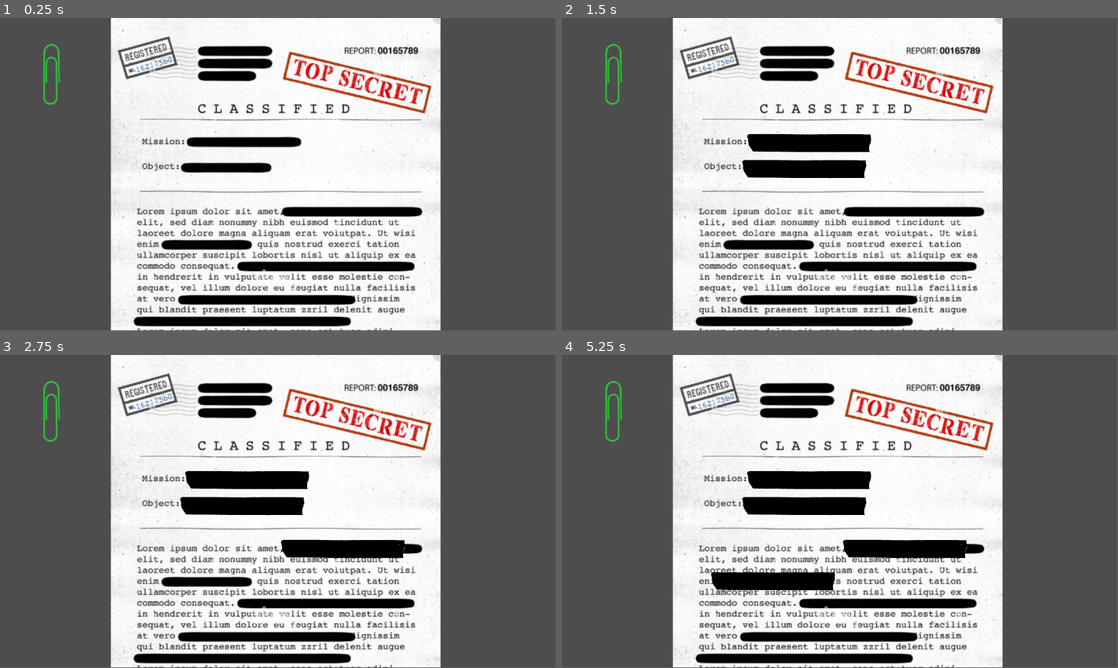
Above: before the commit, frames 1-4 (two rows, left to right).
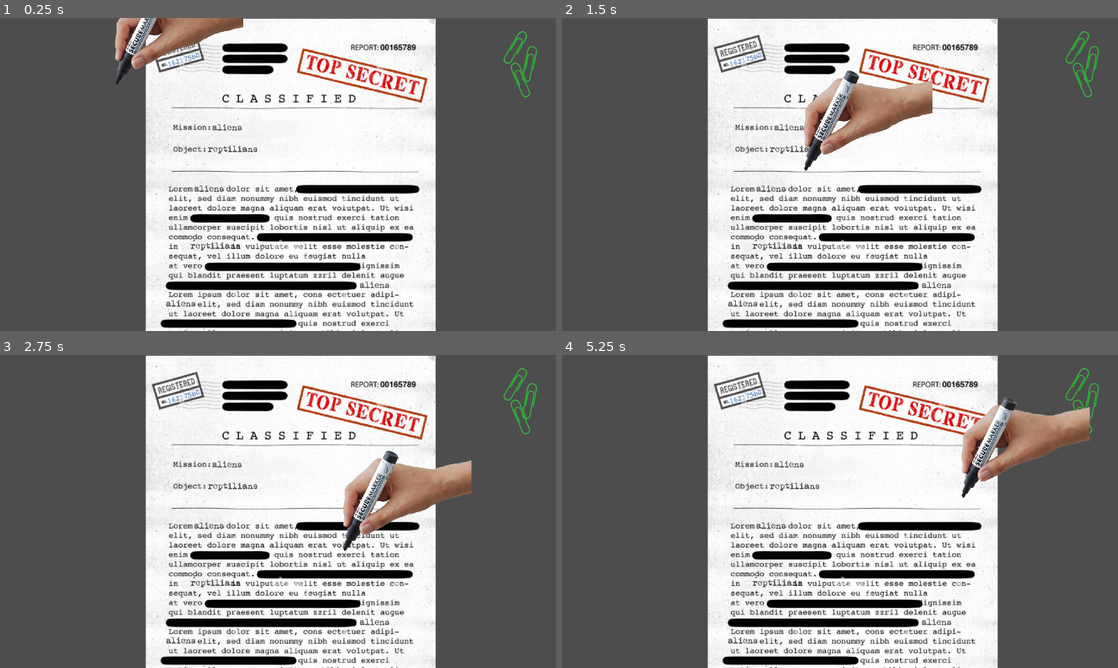
Above: after the commit, the same moments.

Repository: dx0ne/komiksjam2026
Game: Godot game, scene res://game.tscn
The game is run twice, just before and just after one commit, with the same random seed, the same clock (stepped at 60 frames per second) and the same inputs.
Inputs (mouse positions are in pixels of both pictures, inside the frame that each line leads up to; where the layout moved, square brackets give the same spot in the first picture):
- Up to frame 1 (0.25 s): no input
- Up to frame 2 (1.5 s): click (567, 24) [806, 143] at 0.5 s; click (806, 168) at 1.27 s
- Up to frame 3 (2.75 s): click (344, 549) at 2.02 s
- Up to frame 4 (5.25 s): click (773, 580) at 2.77 s; click (567, 361) at 3.52 s; click (567, 361) at 4.27 s; tap Enter at 5 s; move the mouse to (962, 495) at 5.02 s; click (962, 495) at 5.17 s
In our replay, the window is 799x449 before the commit and 800x450 after it. These sizes can differ from the game's own. Grey fills any space a smaller window leaves; there, only what the larger window draws over its background counts as a difference.

The runs differ from the first frame. In frame 1, 29% of the frame differs, in the area x 7-97%, y 0-100%; in frame 2, 31%; in frame 3, 32%; in frame 4, 33%.

Commit message:
labels

Diff:
--- a/potty-secret/game.gd
+++ b/potty-secret/game.gd
@@ -1,23 +1,31 @@
 extends Node2D
 
-@onready var node_2d: Node2D = $Node2D
+@onready var node_2d: Node2D = $paper_node2d;
+@onready var marker: Node2D = $marker_Node2D;
 
 var viewport_size:Vector2;
+var mouse_start_pos:Vector2 = Vector2(0,0);
+var is_dragging:bool=false;
+var line_color:Color = Color(Color.CRIMSON);
 
 func _input(event):
+	if event.is_action_pressed("quit"):
+		get_tree().quit();
 	if event is InputEventMouseButton:
-		if event.button_index == MOUSE_BUTTON_LEFT and event.pressed:
-			print("Left button was clicked at ", event.position)
 		if event.button_index == MOUSE_BUTTON_WHEEL_UP and event.pressed:
-			print("Wheel up "+str(event.factor))
 			node_2d.position.y+=50*event.factor;
 			node_2d.position.y= min(0,node_2d.position.y);
-		if event.button_index == MOUSE_BUTTON_WHEEL_DOWN and event.pressed:
-			print("Wheel down "+str(event.factor))
+		if event.button_index == MouseButton.MOUSE_BUTTON_WHEEL_DOWN and event.pressed and not Input.is_mouse_button_pressed(MouseButton.MOUSE_BUTTON_LEFT):
 			node_2d.position.y-=50*event.factor;
 			node_2d.position.y = max(node_2d.position.y, -1*(node_2d.get_height() - viewport_size.y));
-
 
 func _on_ready() -> void:
 	viewport_size = get_viewport().get_visible_rect().size;
 	pass # Replace with function body.
+
+func _on_draw() -> void:
+	pass # Replace with function body.
+
+func _process(_delta):
+	marker.position = get_local_mouse_position();
+	pass;
--- a/potty-secret/game.tscn
+++ b/potty-secret/game.tscn
@@ -3,14 +3,32 @@
 [ext_resource type="PackedScene" uid="uid://bcjerb5lw5qt3" path="res://paper.tscn" id="1_80nbo"]
 [ext_resource type="Script" uid="uid://dl7j6u4gf2v17" path="res://game.gd" id="1_e2o6t"]
 [ext_resource type="PackedScene" uid="uid://be4ckl5tcikud" path="res://item_draggable.tscn" id="3_feb5d"]
+[ext_resource type="PackedScene" uid="uid://coi6b8h5bhedp" path="res://marker.tscn" id="5_7jktm"]
 
 [node name="RootNode" type="Node2D" unique_id=532590790]
 script = ExtResource("1_e2o6t")
 
-[node name="Node2D" parent="." unique_id=1504223162 instance=ExtResource("1_80nbo")]
-position = Vector2(230, 0)
+[node name="paper_node2d" parent="." unique_id=1504223162 instance=ExtResource("1_80nbo")]
+position = Vector2(503, 3)
 
-[node name="Node2D2" parent="." unique_id=1130567401 instance=ExtResource("3_feb5d")]
-position = Vector2(101, 100)
+[node name="paperclip_node2d" parent="." unique_id=1130567401 instance=ExtResource("3_feb5d")]
+position = Vector2(1779.7954, 102.66668)
+rotation = 0.53265446
 
+[node name="paperclip_node2d2" parent="." unique_id=1580282940 instance=ExtResource("3_feb5d")]
+position = Vector2(1829.0001, 160.00003)
+rotation = 0.19120362
+
+[node name="paperclip_node2d3" parent="." unique_id=1691929090 instance=ExtResource("3_feb5d")]
+position = Vector2(1798.7954, 213.66669)
+rotation = -0.41111943
+
+[node name="marker_Node2D" parent="." unique_id=1371813690 instance=ExtResource("5_7jktm")]
+position = Vector2(-23, 9)
+
+[node name="TextureButton" type="TextureButton" parent="." unique_id=1318594853]
+offset_right = 40.0
+offset_bottom = 40.0
+
+[connection signal="draw" from="." to="." method="_on_draw"]
 [connection signal="ready" from="." to="." method="_on_ready"]
--- a/potty-secret/item_draggable.gd
+++ b/potty-secret/item_draggable.gd
@@ -1,20 +1,17 @@
-extends Node
+extends Sprite2D
 
 var dragging = false
-var click_radius = 32 # Size of the sprite.
 var rel_pos:Vector2;
 var rel_rot:float;
-
+#
 func _input(event):
 	if event is InputEventMouseButton and event.button_index == MOUSE_BUTTON_LEFT:
 		rel_pos = (event).position - self.position;
 		rel_rot = (self.position - event.position).angle();
-		if rel_pos.length() < click_radius:
-			# Start dragging if the click is on the sprite.
-			if not dragging and event.pressed:
-				dragging = true
-		# Stop dragging if the button is released.
-		if dragging and not event.pressed:
+
+		if not dragging and event.pressed and self.get_rect().has_point(get_local_mouse_position()):
+			dragging = true
+		if dragging and event.is_released():
 			dragging = false
 
 	if event is InputEventMouseMotion and dragging:
--- a/potty-secret/item_draggable.tscn
+++ b/potty-secret/item_draggable.tscn
@@ -3,10 +3,7 @@
 [ext_resource type="Script" uid="uid://e75p3g6bvrqf" path="res://item_draggable.gd" id="1_vajdk"]
 [ext_resource type="Texture2D" uid="uid://eo6sae7ur7iu" path="res://art/paperclip.png" id="2_hcga6"]
 
-[node name="Node2D" type="Node2D" unique_id=1130567401]
-script = ExtResource("1_vajdk")
-
-[node name="Posit" type="Sprite2D" parent="." unique_id=1062698090]
-position = Vector2(6, 18.000002)
+[node name="Posit" type="Sprite2D" unique_id=1062698090]
 scale = Vector2(0.3303691, 0.33333334)
 texture = ExtResource("2_hcga6")
+script = ExtResource("1_vajdk")
--- /dev/null
+++ b/potty-secret/lines.gd
@@ -0,0 +1,45 @@
+extends Node2D
+
+var is_drawing_enabled:bool=true;
+
+var parent:Paper;
+
+var lines:PackedVector2Array;
+
+var mouse_start_pos:Vector2 = Vector2(0,0);
+var is_dragging:bool=false;
+var line_color:Color = Color(Color.BLACK,0.5);
+var last_mouse_safe_pos:Vector2;
+
+func _on_draw() -> void:
+	if(lines.size() > 1):
+		draw_multiline(lines,line_color,30,false);
+	pass # Replace with function body.
+
+func _input(event):
+	if not is_drawing_enabled:
+		return;
+	if event is InputEventMouseButton and event.button_index == MOUSE_BUTTON_LEFT:
+		if event.pressed and parent.has_point():
+			last_mouse_safe_pos = get_local_mouse_position();
+			is_dragging=true;
+			lines.append(last_mouse_safe_pos);
+			lines.append(last_mouse_safe_pos);
+		else:
+			is_dragging=false;
+			queue_redraw();
+	if event is InputEventMouseMotion and is_dragging:
+		if(parent.has_point()):
+			last_mouse_safe_pos = get_local_mouse_position();
+			lines[-1] = last_mouse_safe_pos;
+		else:
+			is_dragging=false;
+		queue_redraw();
+
+
+func _on_ready() -> void:
+	Input.mouse_mode = Input.MOUSE_MODE_HIDDEN;
+	parent = get_parent() as Paper;
+	if parent == null:
+		parent = get_parent().get_parent() as Paper;
+	pass # Replace with function body.
--- /dev/null
+++ b/potty-secret/lines.tscn
@@ -0,0 +1,9 @@
+[gd_scene format=3 uid="uid://b6cbv3dlom18"]
+
+[ext_resource type="Script" uid="uid://facbbjgwm1it" path="res://lines.gd" id="1_nh2wf"]
+
+[node name="Node2D" type="Node2D" unique_id=1050759444]
+script = ExtResource("1_nh2wf")
+
+[connection signal="draw" from="." to="." method="_on_draw"]
+[connection signal="ready" from="." to="." method="_on_ready"]
--- /dev/null
+++ b/potty-secret/main_menu.gd
@@ -0,0 +1,5 @@
+extends Control
+
+func _on_play_button_pressed() -> void:
+	get_tree().change_scene_to_file("res://game.tscn")
+	pass # Replace with function body.
--- /dev/null
+++ b/potty-secret/main_menu.tscn
@@ -0,0 +1,37 @@
+[gd_scene format=3 uid="uid://bv1tr2lokc5v"]
+
+[ext_resource type="Texture2D" uid="uid://cbtm0ncewhwjp" path="res://art/title.png" id="1_06t4h"]
+[ext_resource type="Script" uid="uid://buy18lfy33481" path="res://main_menu.gd" id="1_jix8l"]
+[ext_resource type="Texture2D" uid="uid://dt2tump0tlpth" path="res://art/btn_play.png" id="2_fu7sn"]
+[ext_resource type="Texture2D" uid="uid://dh2thfv8lcc12" path="res://art/btn_play_hover.png" id="3_jix8l"]
+
+[node name="Control" type="Control" unique_id=1793360781]
+layout_mode = 3
+anchors_preset = 15
+anchor_right = 1.0
+anchor_bottom = 1.0
+grow_horizontal = 2
+grow_vertical = 2
+script = ExtResource("1_jix8l")
+
+[node name="CenterContainer" type="CenterContainer" parent="." unique_id=1532667731]
+layout_mode = 1
+anchors_preset = 15
+anchor_right = 1.0
+anchor_bottom = 1.0
+grow_horizontal = 2
+grow_vertical = 2
+
+[node name="VBoxContainer" type="VBoxContainer" parent="CenterContainer" unique_id=163147358]
+layout_mode = 2
+
+[node name="TextureRect" type="TextureRect" parent="CenterContainer/VBoxContainer" unique_id=1784225229]
+layout_mode = 2
+texture = ExtResource("1_06t4h")
+
+[node name="PlayButton" type="TextureButton" parent="CenterContainer/VBoxContainer" unique_id=130900983]
+layout_mode = 2
+texture_normal = ExtResource("2_fu7sn")
+texture_hover = ExtResource("3_jix8l")
+
+[connection signal="pressed" from="CenterContainer/VBoxContainer/PlayButton" to="." method="_on_play_button_pressed"]
--- /dev/null
+++ b/potty-secret/marker.tscn
@@ -0,0 +1,9 @@
+[gd_scene format=3 uid="uid://coi6b8h5bhedp"]
+
+[ext_resource type="Texture2D" uid="uid://dchs1suqdkdj1" path="res://art/hand_marker.png" id="1_f37rb"]
+
+[node name="Node2D" type="Node2D" unique_id=1371813690]
+
+[node name="Sprite2D" type="Sprite2D" parent="." unique_id=1581837471]
+position = Vector2(179, -160)
+texture = ExtResource("1_f37rb")
--- /dev/null
+++ b/potty-secret/new_label_settings.tres
@@ -0,0 +1,9 @@
+[gd_resource type="LabelSettings" format=3 uid="uid://xiopkx42p8lf"]
+
+[ext_resource type="FontFile" uid="uid://deslgs2gfga7" path="res://art/Mom«t___.ttf" id="1_1nvk1"]
+
+[resource]
+font = ExtResource("1_1nvk1")
+font_size = 42
+font_color = Color(0.18, 0.18, 0.18, 0.76862746)
+outline_color = Color(0.30692267, 0.3069227, 0.3069227, 1)
--- a/potty-secret/paper.gd
+++ b/potty-secret/paper.gd
@@ -1,10 +1,10 @@
 class_name Paper
 extends Node2D
 
-
+@onready var texture:Sprite2D = $Sprite2D;
 
 func _on_ready() -> void:
-	for node in $interactables.get_children():
+	for node in %interactables.get_children():
 		if node is TextureButton:
 			node.on_redacted_clicked.connect(some_redacted_kliked);
 	pass # Replace with function body.
@@ -14,4 +14,9 @@
 	pass;
 
 func get_height() -> float:
-	return $TextureRect.get_rect().size.y;
+	return texture.get_rect().size.y * texture.scale.y;
+
+func has_point() -> bool:
+	var global_mouse_pos = get_global_mouse_position()
+	var local_point = texture.to_local(global_mouse_pos)
+	return texture.get_rect().has_point(local_point);
--- a/potty-secret/paper.tscn
+++ b/potty-secret/paper.tscn
@@ -1,77 +1,49 @@
 [gd_scene format=3 uid="uid://bcjerb5lw5qt3"]
 
-[ext_resource type="Texture2D" uid="uid://biupuyhbim0kv" path="res://art/shape_q49bJNWRq0YV9neMT_Wn0 at 26-05-08 22.13.16.png" id="1_kq2bq"]
+[ext_resource type="Texture2D" uid="uid://biupuyhbim0kv" path="res://art/papar_temp.png" id="1_kq2bq"]
 [ext_resource type="Script" uid="uid://rnkcvampem2l" path="res://paper.gd" id="1_rhp03"]
-[ext_resource type="Texture2D" uid="uid://d21cppih2i60n" path="res://art/Clipboard_05-08-2026_01ffewfewafsd.png" id="2_rhp03"]
-[ext_resource type="Script" uid="uid://bli1aq5ydkq73" path="res://redacted_button.gd" id="3_h5hlm"]
+[ext_resource type="PackedScene" uid="uid://cwdb3ffd4lapr" path="res://redact_button.tscn" id="3_stmvh"]
+[ext_resource type="PackedScene" uid="uid://b6cbv3dlom18" path="res://lines.tscn" id="5_h5hlm"]
 
 [node name="Node2D" type="Node2D" unique_id=1504223162]
 script = ExtResource("1_rhp03")
 
-[node name="TextureRect" type="TextureRect" parent="." unique_id=1912417543]
-offset_right = 1078.0
-offset_bottom = 1717.0
-scale = Vector2(0.6348257, 0.6348257)
+[node name="Sprite2D" type="Sprite2D" parent="." unique_id=564565112]
+clip_children = 2
+scale = Vector2(0.9291003, 0.9291002)
 texture = ExtResource("1_kq2bq")
+centered = false
 
-[node name="interactables" type="Node2D" parent="." unique_id=78614194]
+[node name="interactables" type="Node2D" parent="Sprite2D" unique_id=78614194]
 unique_name_in_owner = true
-scale = Vector2(0.6348257, 0.6348257)
+scale = Vector2(0.68326914, 0.6832694)
 
-[node name="TextureButton" type="TextureButton" parent="interactables" unique_id=2043500848]
-offset_left = 241.01102
-offset_top = 374.906
-offset_right = 281.011
-offset_bottom = 414.906
-scale = Vector2(10.245858, 1.639862)
-texture_pressed = ExtResource("2_rhp03")
-texture_disabled = ExtResource("2_rhp03")
-ignore_texture_size = true
-stretch_mode = 0
-script = ExtResource("3_h5hlm")
-my_name = "Bla1"
+[node name="Node2D" parent="Sprite2D/interactables" unique_id=1749442742 instance=ExtResource("3_stmvh")]
+position = Vector2(362.30426, 565.5096)
 
-[node name="TextureButton2" type="TextureButton" parent="interactables" unique_id=26089569]
-offset_left = 225.25868
-offset_top = 459.96872
-offset_right = 265.25867
-offset_bottom = 499.96872
-scale = Vector2(10.245858, 1.639862)
-texture_pressed = ExtResource("2_rhp03")
-texture_disabled = ExtResource("2_rhp03")
-ignore_texture_size = true
-stretch_mode = 0
-script = ExtResource("3_h5hlm")
-my_name = "Bla2"
+[node name="Node2D2" parent="Sprite2D/interactables" unique_id=1223250616 instance=ExtResource("3_stmvh")]
+position = Vector2(337.1005, 683.6522)
 
-[node name="TextureButton3" type="TextureButton" parent="interactables" unique_id=2031285095]
-offset_left = 554.48285
-offset_top = 600.1647
-offset_right = 594.48285
-offset_bottom = 640.1647
-scale = Vector2(10.245858, 1.639862)
-texture_pressed = ExtResource("2_rhp03")
-texture_disabled = ExtResource("2_rhp03")
-ignore_texture_size = true
-stretch_mode = 0
-script = ExtResource("3_h5hlm")
-my_name = "Bla2"
+[node name="Node2D3" parent="Sprite2D/interactables" unique_id=191514642 instance=ExtResource("3_stmvh")]
+position = Vector2(263.0644, 897.8843)
 
-[node name="TextureButton4" type="TextureButton" parent="interactables" unique_id=1041803069]
-offset_left = 122.86832
-offset_top = 705.7055
-offset_right = 162.86832
-offset_bottom = 745.7055
-scale = Vector2(10.245858, 1.639862)
-texture_pressed = ExtResource("2_rhp03")
-texture_disabled = ExtResource("2_rhp03")
-ignore_texture_size = true
-stretch_mode = 0
-script = ExtResource("3_h5hlm")
-my_name = "Bla2"
+[node name="Node2D4" parent="Sprite2D/interactables" unique_id=971198986 instance=ExtResource("3_stmvh")]
+position = Vector2(242.58635, 1209.7809)
+
+[node name="Node2D5" parent="Sprite2D/interactables" unique_id=974138947 instance=ExtResource("3_stmvh")]
+position = Vector2(108.6913, 1523.2527)
+
+[node name="Node2D6" parent="Sprite2D/interactables" unique_id=1644231648 instance=ExtResource("3_stmvh")]
+position = Vector2(1162.5242, 1424.013)
+
+[node name="Node2D7" parent="Sprite2D/interactables" unique_id=1561786733 instance=ExtResource("3_stmvh")]
+position = Vector2(871.1055, 1685.502)
+
+[node name="Node2D8" parent="Sprite2D/interactables" unique_id=1446763768 instance=ExtResource("3_stmvh")]
+position = Vector2(316.62244, 2047.8062)
+
+[node name="Node2D" parent="Sprite2D" unique_id=1050759444 instance=ExtResource("5_h5hlm")]
+rotation = -0.021050822
+scale = Vector2(1.0763102, 1.0763103)
 
 [connection signal="ready" from="." to="." method="_on_ready"]
-[connection signal="pressed" from="interactables/TextureButton" to="interactables/TextureButton" method="_on_pressed"]
-[connection signal="pressed" from="interactables/TextureButton2" to="interactables/TextureButton2" method="_on_pressed"]
-[connection signal="pressed" from="interactables/TextureButton3" to="interactables/TextureButton3" method="_on_pressed"]
-[connection signal="pressed" from="interactables/TextureButton4" to="interactables/TextureButton4" method="_on_pressed"]
--- a/potty-secret/project.godot
+++ b/potty-secret/project.godot
@@ -15,6 +15,14 @@
 config/features=PackedStringArray("4.6", "Forward Plus")
 config/icon="res://icon.svg"
 
+[display]
+
+window/size/viewport_width=1920
+window/size/viewport_height=1080
+window/size/mode=3
+window/stretch/mode="canvas_items"
+window/stretch/scale_mode="integer"
+
 [editor]
 
 movie_writer/movie_file="D:/Projects/_GodotProjects/komiksjam2026_record/qaz.avi"
@@ -31,6 +39,11 @@
 "events": [Object(InputEventKey,"resource_local_to_scene":false,"resource_name":"","device":-1,"window_id":0,"alt_press …(192 unchanged characters)…
 ]
 }
+quit={
+"deadzone": 0.2,
+"events": [Object(InputEventKey,"resource_local_to_scene":false,"resource_name":"","device":0,"window_id":0,"alt_pressed":false,"shift_pressed":false,"ctrl_pressed":false,"meta_pressed":false,"pressed":false,"keycode":0,"physical_keycode":4194305,"key_label":0,"unicode":0,"location":0,"echo":false,"script":null)
+]
+}
 
 [physics]
 
@@ -38,4 +51,6 @@
 
 [rendering]
 
+textures/canvas_textures/default_texture_filter=0
 rendering_device/driver.windows="d3d12"
+2d/snap/snap_2d_transforms_to_pixel=true
--- /dev/null
+++ b/potty-secret/redact_button.tscn
@@ -0,0 +1,33 @@
+[gd_scene format=3 uid="uid://cwdb3ffd4lapr"]
+
+[ext_resource type="Texture2D" uid="uid://d21cppih2i60n" path="res://art/black_mark.png" id="1_3byfv"]
+[ext_resource type="Script" uid="uid://bli1aq5ydkq73" path="res://redacted_button.gd" id="2_w30fr"]
+[ext_resource type="LabelSettings" uid="uid://xiopkx42p8lf" path="res://new_label_settings.tres" id="3_w30fr"]
+
+[node name="Node2D" type="Node2D" unique_id=1749442742]
+script = ExtResource("2_w30fr")
+
+[node name="Label" type="Label" parent="." unique_id=1190706215]
+unique_name_in_owner = true
+offset_right = 162.0
+offset_bottom = 51.0
+mouse_filter = 0
+text = "OOOOOO"
+label_settings = ExtResource("3_w30fr")
+
+[node name="TextureButton" type="TextureButton" parent="." unique_id=5180902]
+unique_name_in_owner = true
+visible = false
+offset_left = -18.0
+offset_top = -10.0
+offset_right = -18.0
+offset_bottom = -10.0
+texture_pressed = ExtResource("1_3byfv")
+texture_hover = ExtResource("1_3byfv")
+texture_disabled = ExtResource("1_3byfv")
+ignore_texture_size = true
+stretch_mode = 0
+
+[connection signal="ready" from="." to="." method="_on_ready"]
+[connection signal="gui_input" from="Label" to="." method="_on_label_gui_input"]
+[connection signal="pressed" from="TextureButton" to="TextureButton" method="_on_pressed"]
--- a/potty-secret/redacted_button.gd
+++ b/potty-secret/redacted_button.gd
@@ -1,10 +1,42 @@
-extends TextureButton
+extends Node2D
 
 @export var my_name:String;
 signal on_redacted_clicked(id:String);
 
+var words = ["aliens", "elivis", "bigfoot", "reptilians"]
+var random_word = words.pick_random()
+
+var is_dragging = false
+var start_pos = Vector2.ZERO
+var threshold = 0.2
+
 func _on_pressed() -> void:
-	print("kliked "+my_name);
+	print("kliked "+random_word);
 	self.disabled =true;
 	on_redacted_clicked.emit(my_name);
 	pass # Replace with function body.
+
+func _on_ready() -> void:
+	%Label.resized.connect(mix_btn_size);
+	random_word = words.pick_random();
+	%Label.text=random_word;
+	pass # Replace with function body.
+
+func mix_btn_size() -> void:
+	%TextureButton.custom_minimum_size = %Label.size*1.2;
+	%TextureButton.custom_minimum_size.y*=1.1;
+	pass
+
+
+func _on_label_gui_input(event: InputEvent) -> void:
+	if event is InputEventMouseButton:
+		if event.button_index == MOUSE_BUTTON_LEFT:
+			if event.pressed:
+					print(event.position);
+					if(event.position.x < %Label.size.x*threshold):
+						is_dragging=true;
+			elif is_dragging:
+				if(event.position.x > %Label.size.x*(1.0-threshold)):
+					is_dragging = false;
+					print("redacted "+random_word);
+	pass # Replace with function body.
Binary file added: potty-secret/art/Mom«t___.ttf
Not shown, added: potty-secret/art/Mom«t___.ttf.import
Renamed: potty-secret/art/Clipboard_05-08-2026_01ffewfewafsd.png -> potty-secret/art/black_mark.png
Not shown, added: potty-secret/art/black_mark.png.import
Binary file added: potty-secret/art/btn_play.png
Not shown, added: potty-secret/art/btn_play.png.import
Binary file added: potty-secret/art/btn_play_hover.png
Not shown, added: potty-secret/art/btn_play_hover.png.import
Binary file added: potty-secret/art/hand_marker.png
Not shown, added: potty-secret/art/hand_marker.png.import
Binary file added: potty-secret/art/papar_temp.png
Not shown, changed: potty-secret/art/papar_temp.png.import
(and 9 more such lines)
